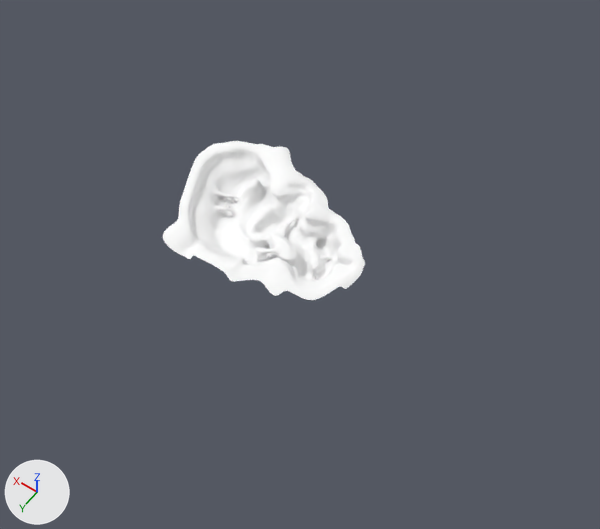
Before and after pictures for a commit that changed the Blender file TwoButtonGame/Assets/Scenes/level2/Content/level2.blend.
Before and after are seen from a 50 mm lens placed at (-3558.0, 4461.0, 6719.0), pointed at (-435.0, 89.0, -153.0). Every picture has the same lights, and +X, +Y and +Z are marked at lower left.

In view in the first picture: 'Level2Main'.
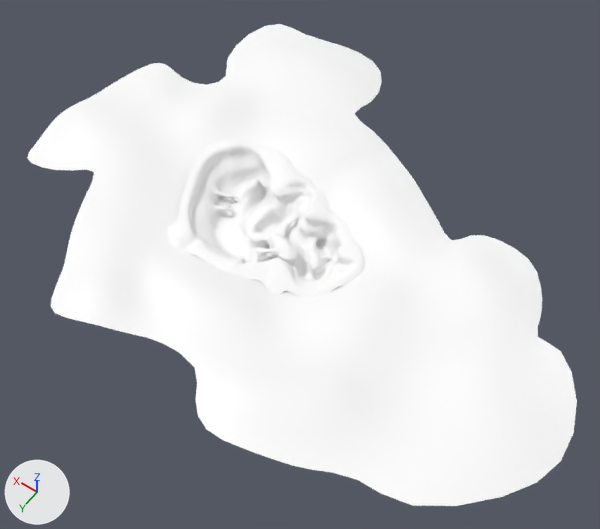
The change, as a diff of the scene's bpy script:
```diff
--- a/TwoButtonGame/Assets/Scenes/level2/Content/level2.blend.py
+++ b/TwoButtonGame/Assets/Scenes/level2/Content/level2.blend.py
@@ mat_material_000 @@
+mat_material_000 = principled_material('Material.000')
+mat_material_000.base_color = (1.0, 1.0, 1.0)  # white #ffffff
@@ me_plane @@
 me_plane.from_pydata(...)  # 2529 vertices, 2524 faces; spans x -1147.0..1222.0, y -1001.0..884.0, z -126.0..284.0
 # used by ob_level2main; location = (0.0, 0.0, 0.0)
+# me_plane part 1: 152 of 2529 vertices moved; they spanned x -460.0..756.0, y 344.0..884.0, z -67.0..250.0 and now span x -460.0..756.0, y 344.0..884.0, z -62.0..271.0; mean shift (0.0, 0.0, 17.0); largest move (462.0, 632.0, 122.0) -> (462.0, 632.0, 185.0)
+# me_plane part 2: 86 of 2529 vertices moved; they spanned x 427.0..1222.0, y -918.0..-252.0, z -94.0..242.0 and now span x 427.0..1222.0, y -918.0..-252.0, z -90.0..247.0; mean shift (0.0, 0.0, 15.0); largest move (912.0, -707.0, 194.0) -> (912.0, -707.0, 240.0)
 me_plane.materials.append(mat_material_001)
@@ me_plane_002 @@
+me_plane_002.from_pydata(...)  # 341 vertices, 298 faces; spans x -3659.0..2923.0, y -2822.0..2286.0, z 108.0..367.0
+me_plane_002.polygons.foreach_set('use_smooth', [True] * 298)
+me_plane_002.materials.append(mat_material_000)  # white #ffffff
@@ ob_level2outer @@
+ob_level2outer = bpy.data.objects.new('Level2Outer', me_plane_002)
+ob_level2outer.location = (0.0, 0.0, 0.0)
+_m = ob_level2outer.modifiers.new('Subsurf', 'SUBSURF')
+_m.render_levels = 1
```

What differs and where, as boxes (x1, y1, x2, y2) in the pictures (600 x 529 px; the box of a moved part takes in the faces that stretch with it):
'Level2Outer', added: after (27, 24, 577, 506)
'Level2Main', reshaped: before (163, 141, 365, 300); after (168, 139, 365, 297)
part 1 of me_plane, moved or reshaped: before (163, 209, 284, 289); after (168, 209, 284, 289)
part 2 of me_plane, moved or reshaped: before (195, 141, 285, 189); after (195, 139, 285, 189)
